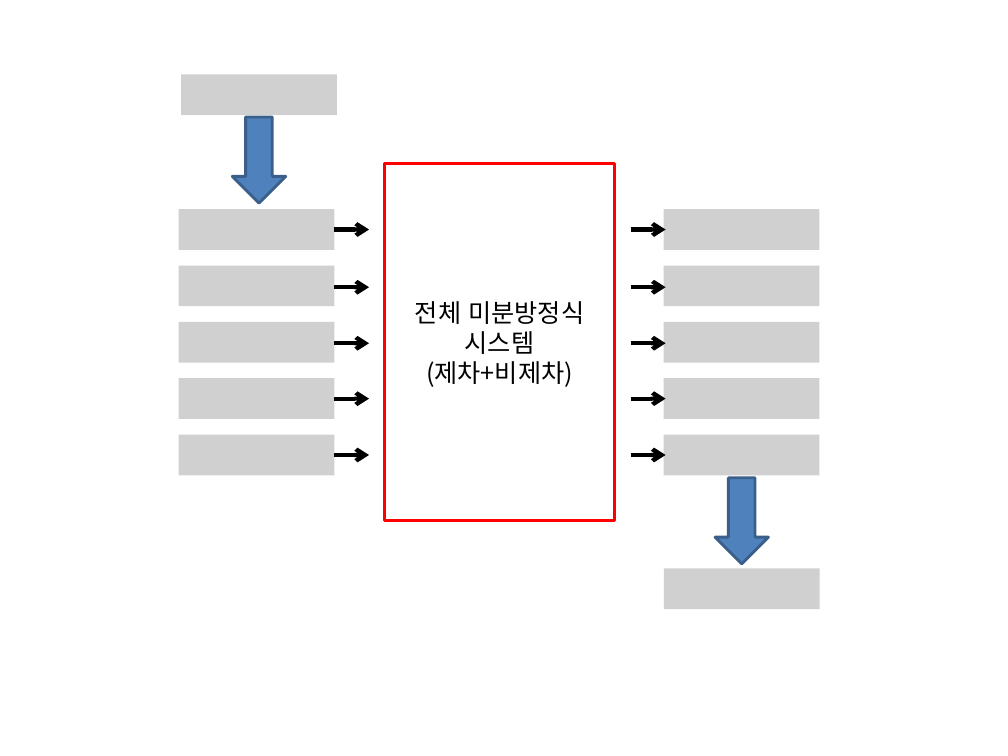
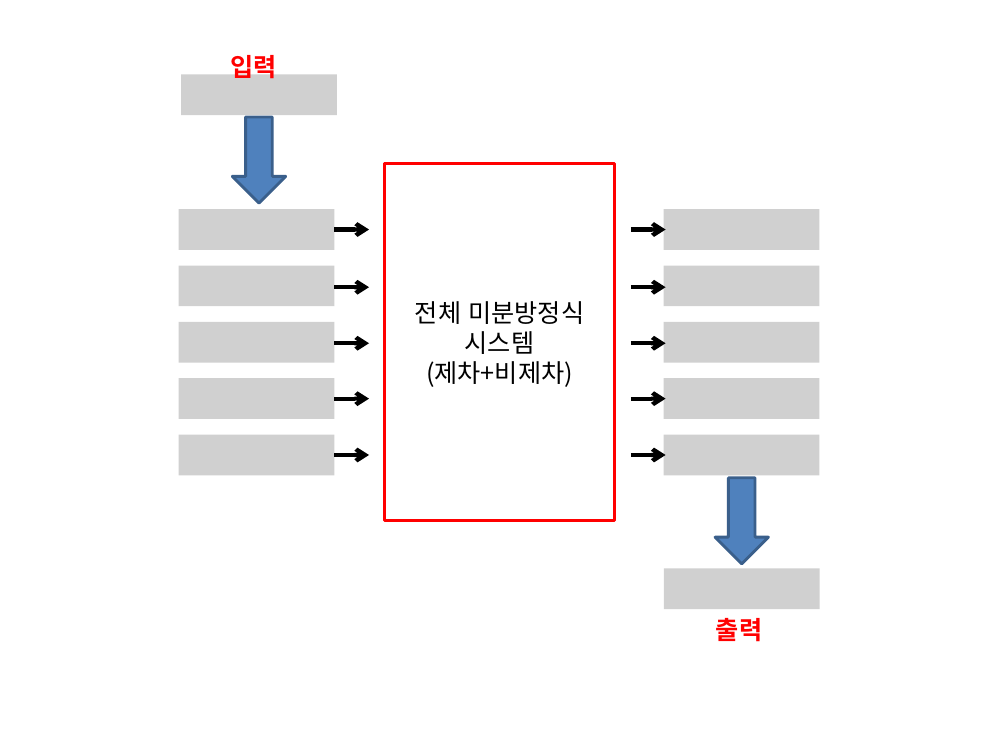
Before and after one commit to answeredbyablemind/answeredbyablemind.github.io, a slide deck: slide 2 of pics/2021-06-09-Greens_function/pics.pptx. Drawn at 1008x756 pixels with LibreOffice and Linux fonts; fonts in the diff are those of the drawing; grey boxes stand for pictures. Boxes give left, top, right and bottom in pixels: in the first picture for what was removed or moved away, otherwise in the second. Text is boxed around its words. In the diff, an @@ line names an element or a change of style, - is before the commit and + after.

```diff
--- a/pics/2021-06-09-Greens_function/pics.pptx
+++ b/pics/2021-06-09-Greens_function/pics.pptx
@@ text added at [231,50,277,82], 18 pt, text #FF0000, bold @@
+입력
@@ text added at [716,618,762,642], 18 pt, text #FF0000, bold @@
+출력
```
Also in this commit, not shown: 2 other slides changed, 3 other files.
